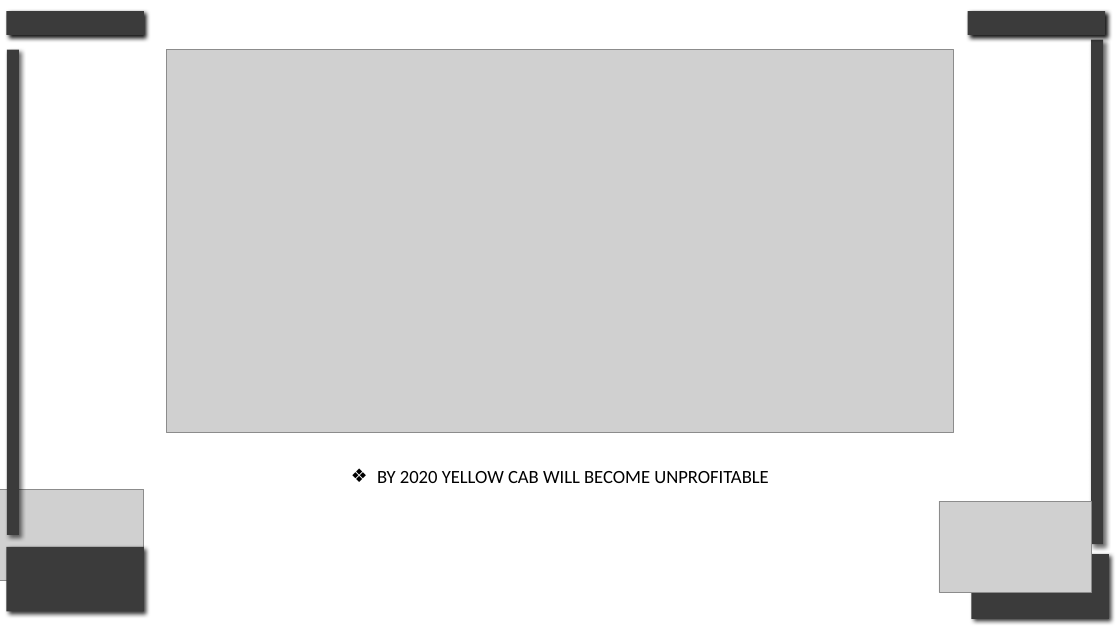
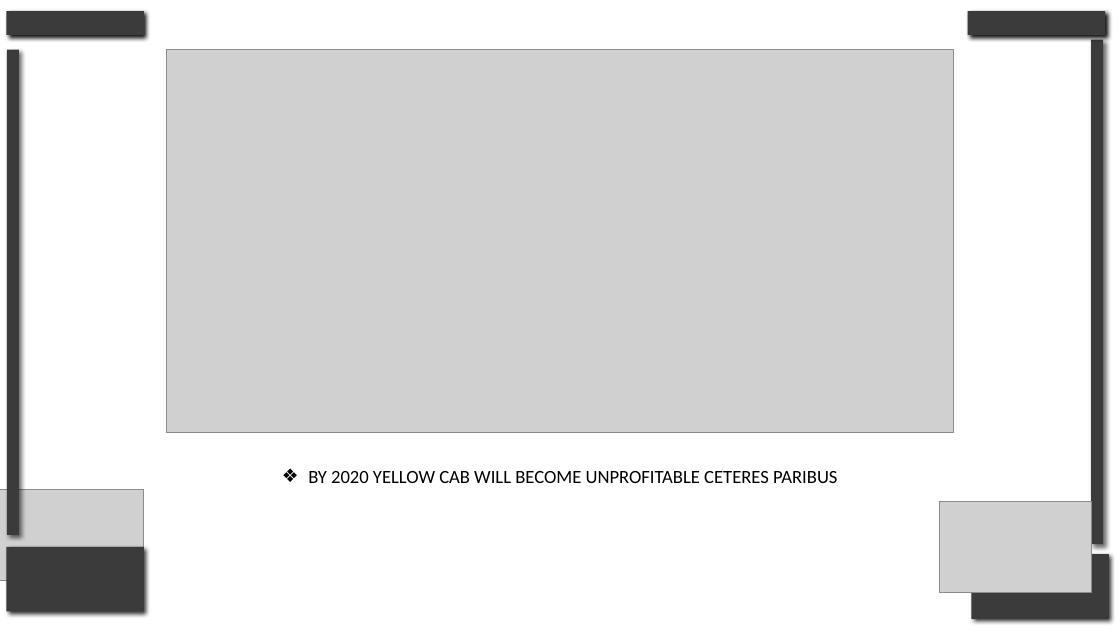
Before and after one commit to Drew5040/Portfolio, a slide deck: slide 37 of Sample1_Exploratory.Data.Analysis/eda.presentation.pptx. Drawn at 1120x630 pixels with LibreOffice and Linux fonts; fonts in the diff are those of the drawing; grey boxes stand for pictures. Boxes give left, top, right and bottom in pixels: in the first picture for what was removed or moved away, otherwise in the second. Text is boxed around its words. In the diff, an @@ line names an element or a change of style, - is before the commit and + after.

```diff
--- a/Sample1_Exploratory.Data.Analysis/eda.presentation.pptx
+++ b/Sample1_Exploratory.Data.Analysis/eda.presentation.pptx
@@ text at (308,471,837,483): text changed @@
-❖ BY 2020 YELLOW CAB WILL BECOME UNPROFITABLE
+❖ BY 2020 YELLOW CAB WILL BECOME UNPROFITABLE CETERES PARIBUS
```
Also in this commit, not shown: 16 other slides changed, 2 slides added, 1 slide removed.
